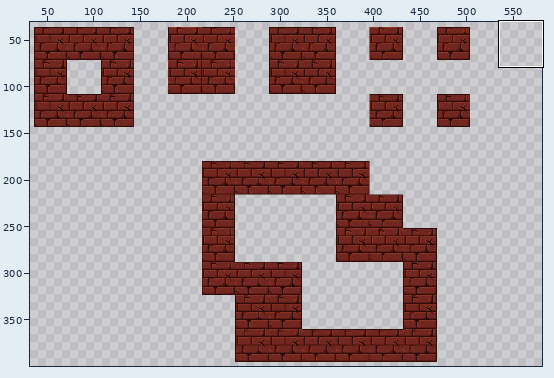
Pixel-art file -- sprites/gameplay/brick-tileset.aseprite. The first picture is a wide view before the edit; the outline marks the close-up.
Close-up. As it was:
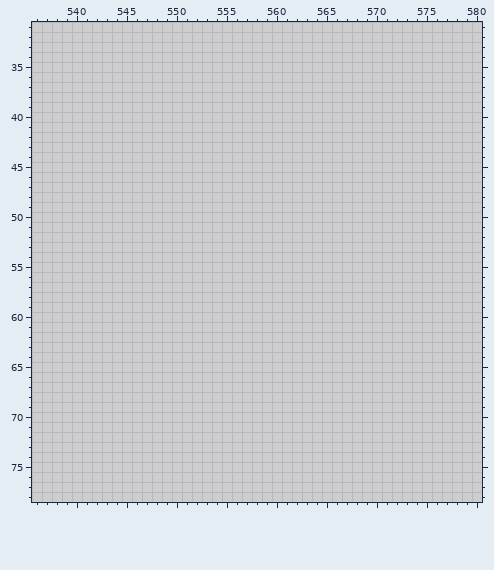
640x480 pixels, 1 frame. Colours within 5 levels of each other are drawn and written as one. Shown: x 536..580, y 31..78. The wide view leaves out empty margins.
Once edited:
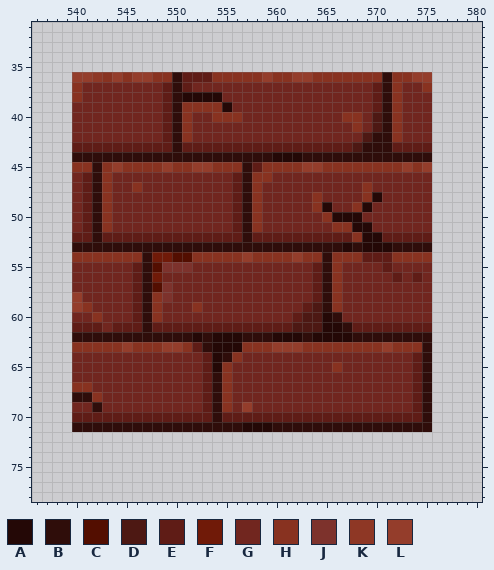
Palette (. is transparent): A #240806  B #2f0d0a  C #530e00  D #4d1813  E #5f1c16  F #701a08  G #71261f  H #883220  J #7d322c  K #8e3725  L #943d2b
From old to new:
--- layer "Tilemap 1"
@@ x 536..580 @@
 35 .............................................
-36 .............................................
-37 .............................................
-38 .............................................
-39 .............................................
-40 .............................................
-41 .............................................
-42 .............................................
-43 .............................................
-44 .............................................
-45 .............................................
-46 .............................................
-47 .............................................
-48 .............................................
-49 .............................................
-50 .............................................
-51 .............................................
-52 .............................................
-53 .............................................
-54 .............................................
-55 .............................................
-56 .............................................
-57 .............................................
-58 .............................................
-59 .............................................
-60 .............................................
-61 .............................................
-62 .............................................
-63 .............................................
-64 .............................................
-65 .............................................
-66 .............................................
-67 .............................................
-68 .............................................
-69 .............................................
-70 .............................................
-71 .............................................
+36 ....LLKHLHLLHHBEEEHHHHHLHHLLHHHHHHHBHHLL.....
+37 ....HGGGGGGGGEBEGGGGGGGGGGGGGGGGGGEBHGGH.....
+38 ....HGGGGGGGGEBAAAAGGGGGGGGGGGGGGGEBHGGG.....
+39 ....GGGGGGGGGEBHHHHAGGGGGGGGGGGGGGEBHGGG.....
+40 ....GGGGGGGGGEBHGGHHHGGGGGGGGGGHHGDBHGGG.....
+41 ....GGGGGGGGGEBHGGGGGGGGGGGGGGGGHGDBHGGG.....
+42 ....GGGGGGGGGEBHGGGGGGGGGGGGGGGGGDBBHGGG.....
+43 ....EEEEEEEEEEBEEEEEEEEEEEEEEEEEDBBBEEEE.....
+44 ....BBBBBBBBBBBBBBBBBBBBAAABBBBBBBBBBBBB.....
+45 ....HHBHLHHHHLHHLLHHHBEHHHHLLHHHHHHHHLHL.....
+46 ....GEBHGGGGGGGGGGGGEBHHGGGGGGGGGGGGGGGG.....
+47 ....GEBHGGHGGGGGGGGGEBHGGGGGGGGGGHGGGGGG.....
+48 ....GEBHGGGGGGGGGGGGEBHGGGGGHGGGGHAGGGGG.....
+49 ....GEBHGGGGGGGGGGGGEBHGGGGGHAGGHAGGGGGG.....
+50 ....GEBHGGGGGGGGGGGGEBHGGGGGGHAAAGGGGGGG.....
+51 ....GEBHGGGGGGGGGGGGEBHGGGGGGGHHAAGGGGGG.....
+52 ....EEBEEEEEEEEEEEEEEBEEEEEEEEEEHAAEEEEE.....
+53 ....BBBBBBBBBBBBBBBBBBBBBBBBBBBABAAABBBB.....
+54 ....HHHHHHHBFFCCHHHHHLHHHHLHHBHHHEEEHHHH.....
+55 ....GGGGGGEBCJJJGGGGGGGGGGGGEBHGGGGEGGGG.....
+56 ....GGGGGGEBFGGGGGGGGGGGGGGGEBHGGGGGEGEG.....
+57 ....GGGGGGEBCJGGGGGGGGGGGGGGEBHGGGGGGGGG.....
+58 ....LGGGGGEBHJGGGGGGGGGGGGGGEBHGGGGGGGGG.....
+59 ....LHGGGGEBHGGGHGGGGGGGGGGEDBHGGGGGGGGG.....
+60 ....GGHGGGEBHGGGGGGGGGGGGGEDDABGGGGGGGGG.....
+61 ....EEEGEEEBEEEEEEEEEEEEEEDDDAABEEEEEEEE.....
+62 ....BBBBBBBBBBBBABAAABBBAAABAAAABBBBBBBB.....
+63 ....HHHHHLHHHLLHEBAAAHHHLLLHHHHHHHHLHHHB.....
+64 ....GGGGGGGGGGGGGEABHGGGGGGGGGGGGGGGGGEB.....
+65 ....GGGGGGGGGGGGGEAHGGGGGGGGGGHGGGGGGGEB.....
+66 ....GGGGGGGGGGGGGEBHGGGGGGGGGGGGGGGGGGEB.....
+67 ....HHGGGGGGGGGGGEBHGGGGGGGGGGGGGGGGGGEB.....
+68 ....BBHGGGGGGGGGGEBHGGGGGGGGGGGGGGGGGGEB.....
+69 ....GGBGGGGGGGGGGEBHGLGGGGGGGGGGGGGGGGEB.....
+70 ....EEEEEEEEEEEEEEBEEEEEEEEEEEEEEEEEEEEB.....
+71 ....BBBBBBBBBBBBBBBBBAAABBBBBBBBBBBBBBBB.....
 72 .............................................
Changed places in both close-ups, as pixel boxes (x1, y1, x2, y2):
added: (72, 72, 432, 432)
